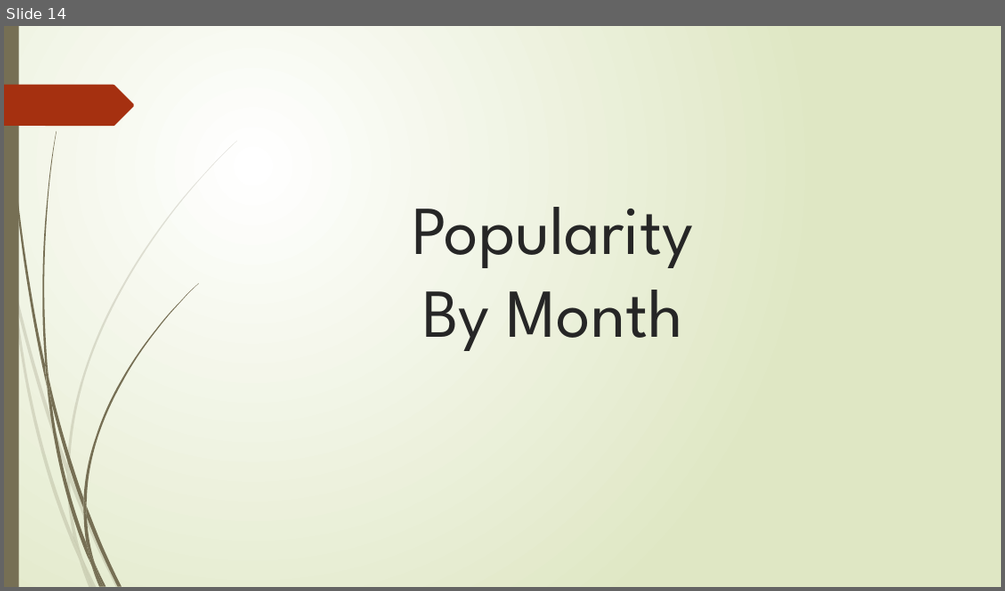
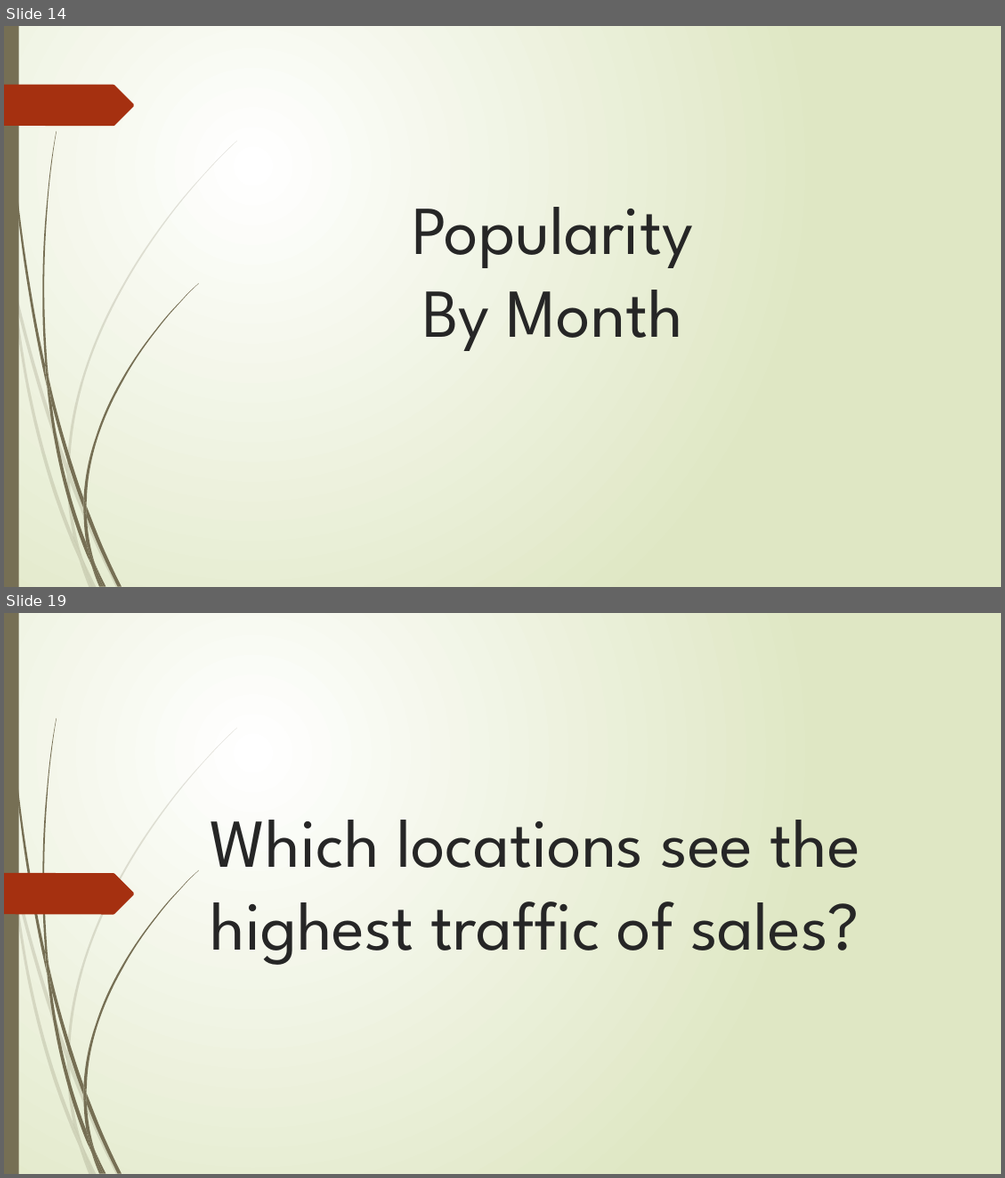
Before and after one commit to jnesteruck/rev-proj2, a slide deck: analysis-phase/Project_2.pptx. Shown one above the other, each under a label of ours: slide 14 before the commit, slides 14 and 19 after it; the slides between them are not shown. The pictures are 1005x591 and 1005x1178 pixels, drawn with LibreOffice and Linux fonts; fonts in the diff are those of the drawing. Boxes give left, top, right and bottom in pixels: in the first picture for what was removed or moved away, otherwise in the second. Text is boxed around its words. In the diff, an @@ line names an element or a change of style, - is before the commit and + after.

```diff
--- a/analysis-phase/Project_2.pptx
+++ b/analysis-phase/Project_2.pptx
@@ slide 19 added at [4, 613, 1001, 1174], background gradient #FFFFFF to #DFE8C4; not listed: 23 template elements that a slide beside it also shows @@
@@ title added at [210, 819, 860, 965], 66 pt, text #262626 @@
+Which locations see the highest traffic of sales?
@@ freeform shape added at [4, 873, 134, 915], fill #A53010 @@
```
Also in this commit, not shown: 5 slides changed, 6 other slides added.
